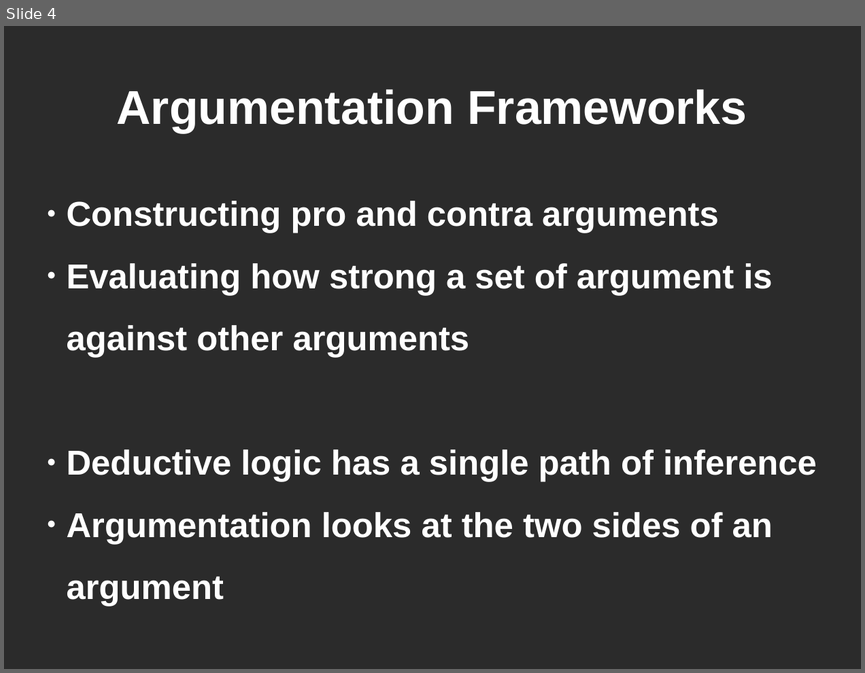
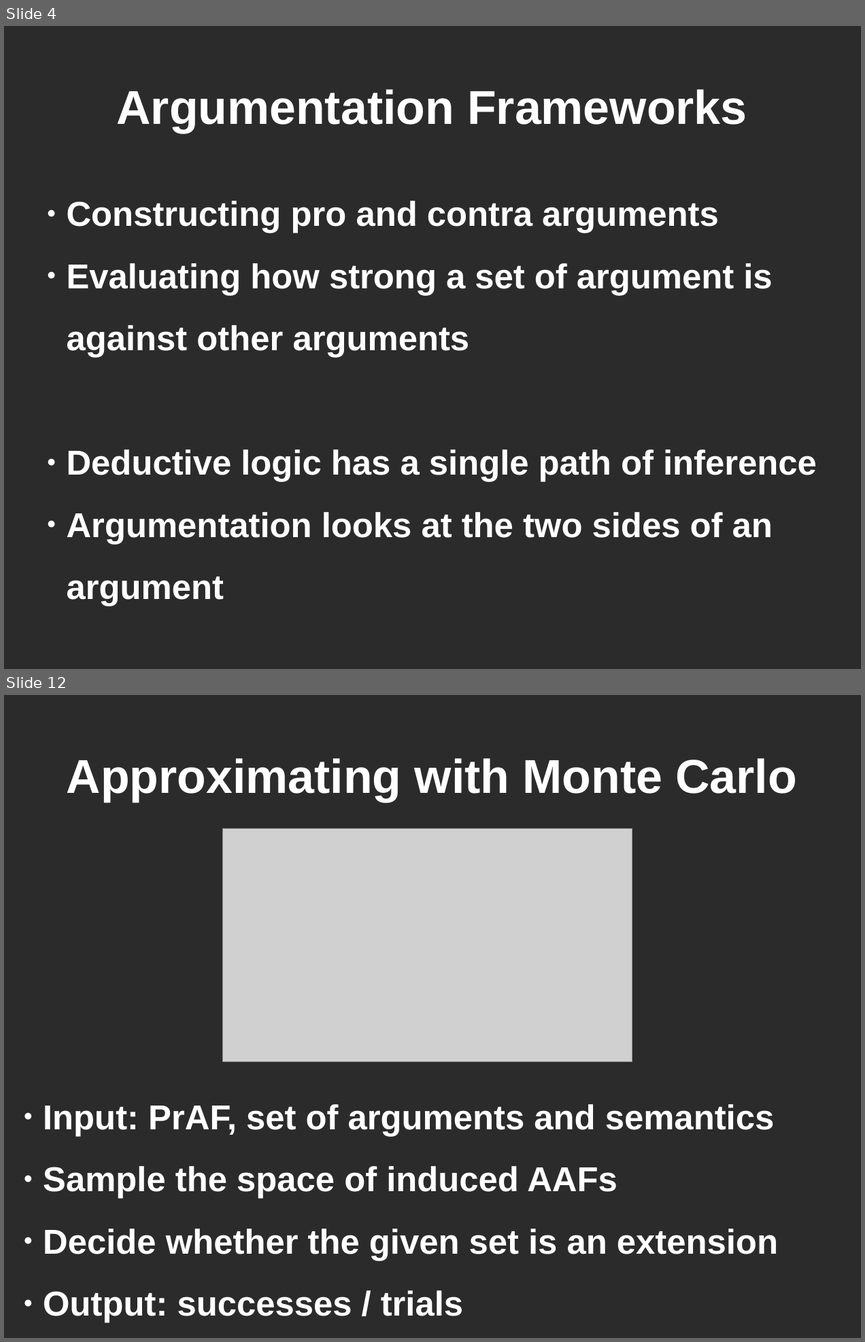
Before and after one commit to lethalman/thesis, a slide deck: doc/summary.odp. Shown one above the other, each under a label of ours: slide 4 before the commit, slides 4 and 12 after it; the slides between them are not shown. The pictures are 865x673 and 865x1342 pixels, drawn with LibreOffice and Linux fonts; fonts in the diff are those of the drawing; grey boxes stand for pictures; background and template pictures are left out; a plain dark background stands for a picture behind light text. Boxes give left, top, right and bottom in pixels: in the first picture for what was removed or moved away, otherwise in the second. Text is boxed around its words. In the diff, an @@ line names an element or a change of style, - is before the commit and + after.

```diff
--- a/doc/summary.odp
+++ b/doc/summary.odp
@@ slide 12 added at box(4, 695, 861, 1338), background picture (left out) @@
@@ title added at box(67, 758, 796, 802), 44 pt, text #FFFFFF, bold @@
+Approximating with Monte Carlo
@@ picture added at box(223, 829, 632, 1062) @@
@@ subtitle added at box(43, 1104, 778, 1323), 32 pt, text #FFFFFF, bold @@
+● Input: PrAF, set of arguments and semantics
+● Sample the space of induced AAFs
+● Decide whether the given set is an extension
+● Output: successes / trials
```
Also in this commit, not shown: 5 slides changed, 3 other slides added, 6 slides removed, 21 other files.
